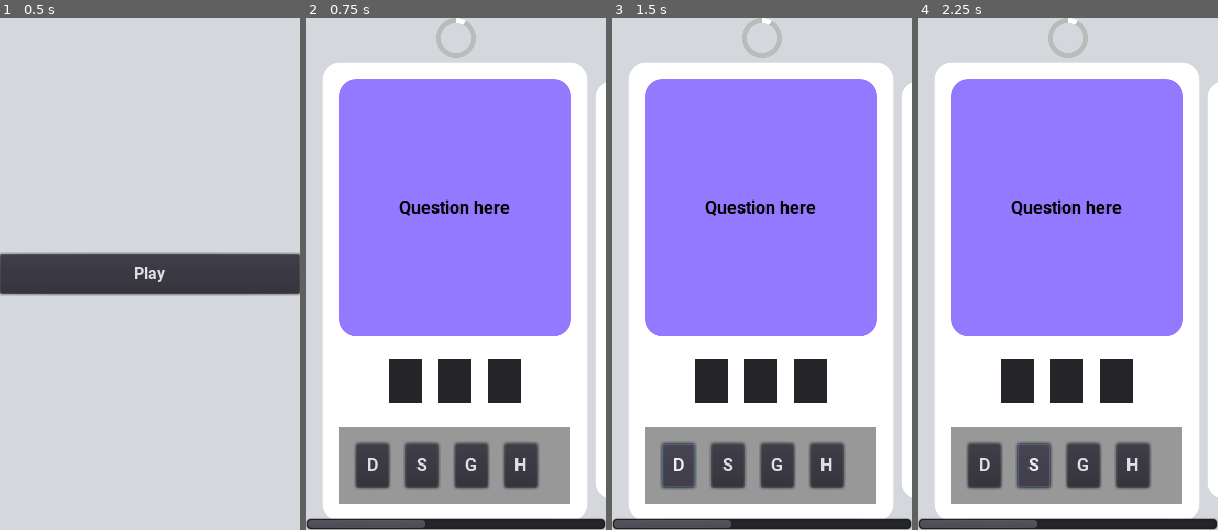
Above: before the commit, frames 1-4 (left to right).
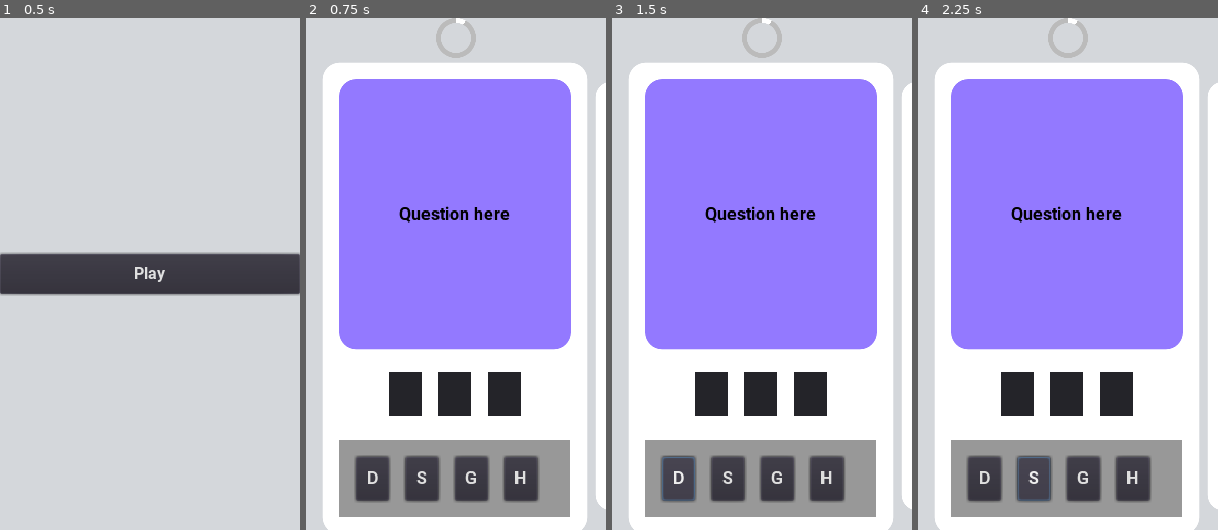
Above: after the commit, the same moments.

Repository: LoneDespair/comsci-card_game
Game: Godot game, scene res://src/main/main.tscn
Two runs of this game, one before a commit and one after it. Both use one fixed random seed, a clock stepped at 60 frames per second and the inputs below.
Inputs:
- Up to frame 1 (0.5 s): no input
- Up to frame 2 (0.75 s): click "Play" at 0.5 s
- Up to frame 3 (1.5 s): click "D" at 1.25 s
- Up to frame 4 (2.25 s): click "S" at 2 s

Frame 1 is identical in both runs. In frame 2, 14% of the frame differs, in the area x 0-100%, y 35-100%; in frame 3, 14%; in frame 4, 14%.

Commit message:
removed scroll bar

Diff:
--- a/src/main/default_theme.tres
+++ b/src/main/default_theme.tres
@@ -14,6 +14,16 @@
 corner_radius_bottom_right = 20
 corner_radius_bottom_left = 20
 
+[sub_resource type="StyleBoxFlat" id=3]
+
+[sub_resource type="StyleBoxFlat" id=4]
+
+[sub_resource type="StyleBoxFlat" id=5]
+
+[sub_resource type="StyleBoxFlat" id=6]
+
+[sub_resource type="StyleBoxFlat" id=7]
+
 [sub_resource type="DynamicFont" id=1]
 font_data = ExtResource( 1 )
 
@@ -22,4 +32,9 @@
 AnswerButton/base_type = "Button"
 AnswerButton/colors/font_color = Color( 1, 1, 1, 1 )
 AnswerButton/styles/normal = SubResource( 2 )
+HScrollBar/styles/grabber = SubResource( 3 )
+HScrollBar/styles/grabber_highlight = SubResource( 4 )
+HScrollBar/styles/grabber_pressed = SubResource( 5 )
+HScrollBar/styles/scroll = SubResource( 6 )
+HScrollBar/styles/scroll_focus = SubResource( 7 )
 Label/colors/font_color = Color( 0, 0, 0, 1 )
Not shown: 1 places in src/main/default_theme.tres that only renumber resources
